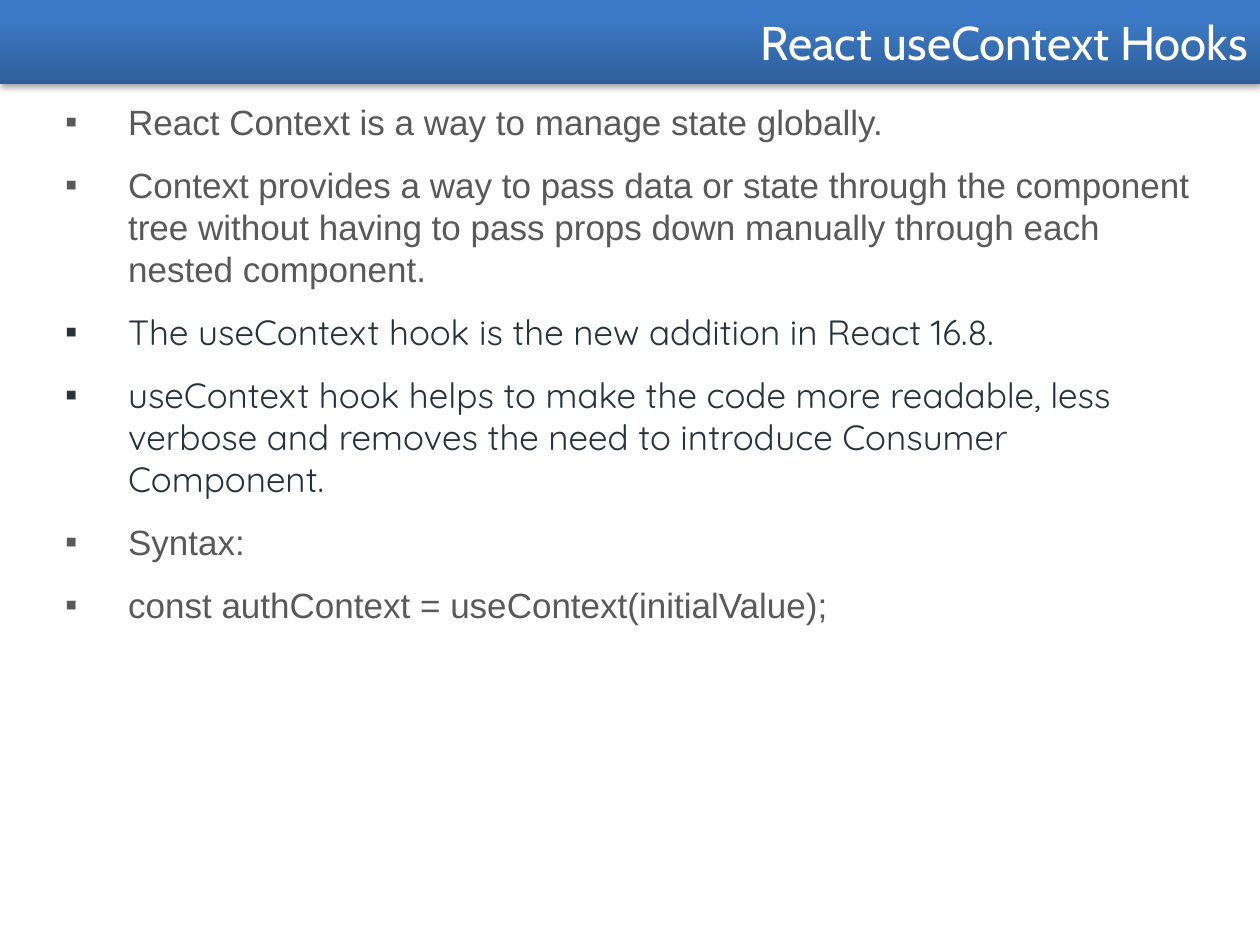
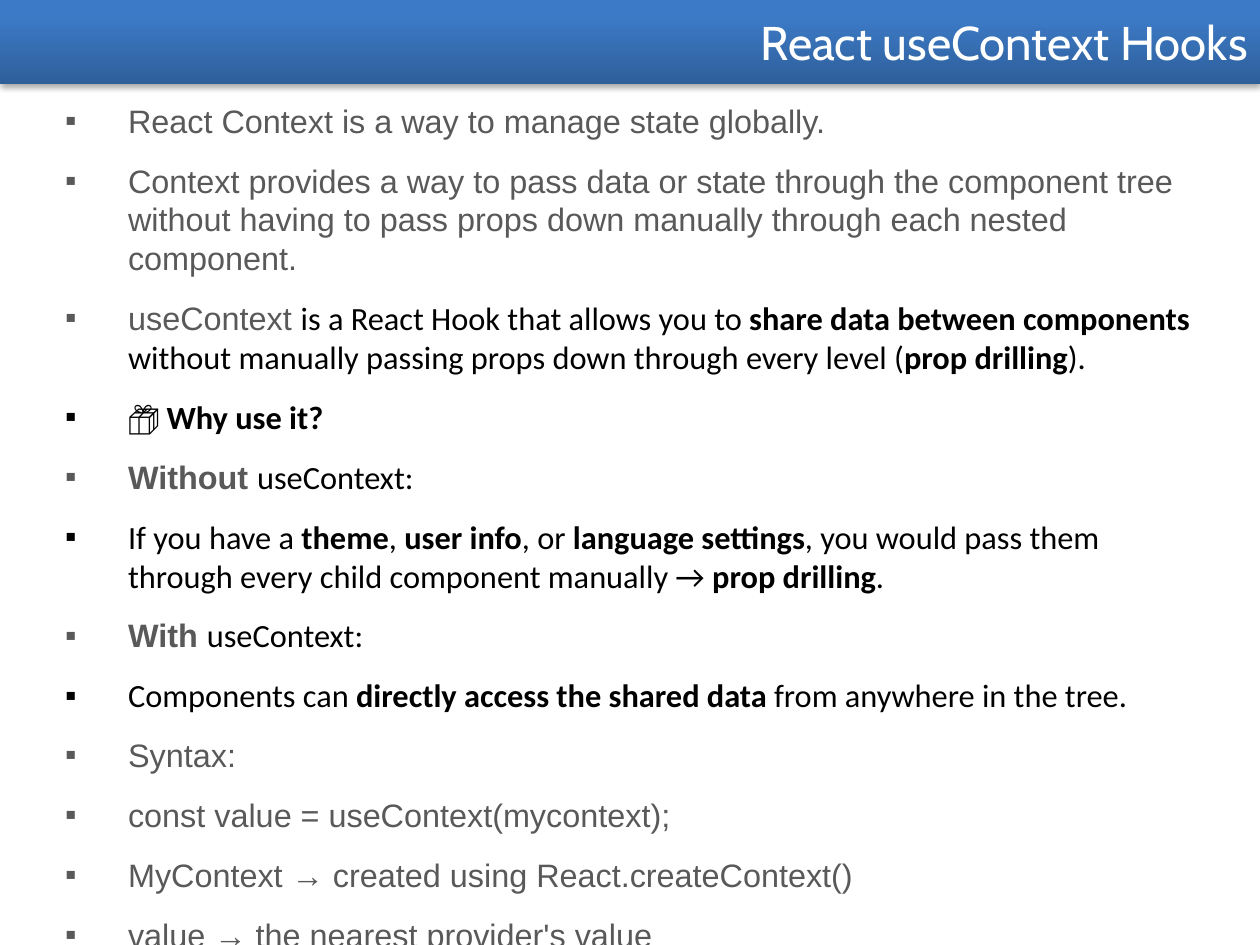
Before and after one commit to santuparsi/React, a slide deck: slide 9 of React-PPT/React-Hooks.pptx. Drawn at 1260x945 pixels with LibreOffice and Linux fonts; fonts in the diff are those of the drawing. Boxes give left, top, right and bottom in pixels: in the first picture for what was removed or moved away, otherwise in the second. Text is boxed around its words. In the diff, an @@ line names an element or a change of style, - is before the commit and + after.

```diff
--- a/React-PPT/React-Hooks.pptx
+++ b/React-PPT/React-Hooks.pptx
@@ text at <box>128,109,1173,773</box>: size 20 to 18.5 pt in "React Context is a way to manage ...", "Context provides a way to pass data ...", "Syntax:" @@
@@ text at <box>128,307,1190,713</box>: text changed; size 20 to 18.5 pt; font Quicksand to Calibri; text colour #273239 to #000000 @@
-▪ The useContext hook is the new addition in React 16.8.
-▪ useContext hook helps to make the code more readable, less verbose and removes the need to introduce Consumer Component.
+▪ useContext is a React Hook that allows you to share data between components without manually passing props down through every level (prop drilling).
+▪ 📦 Why use it?
+▪ Without useContext:
+▪ If you have a theme, user info, or language settings, you would pass them through every child component manually → prop drilling.
+▪ With useContext:
+▪ Components can directly access the shared data from anywhere in the tree.
@@ text at <box>128,803,853,893</box>: text changed; size 20 to 18.5 pt @@
-▪ const authContext = useContext(initialValue);
+▪ const value = useContext(mycontext);
+▪ MyContext → created using React.createContext()
+▪ value → the nearest provider's value
```
Also in this commit, not shown: 2 other slides changed, 8 other files.
